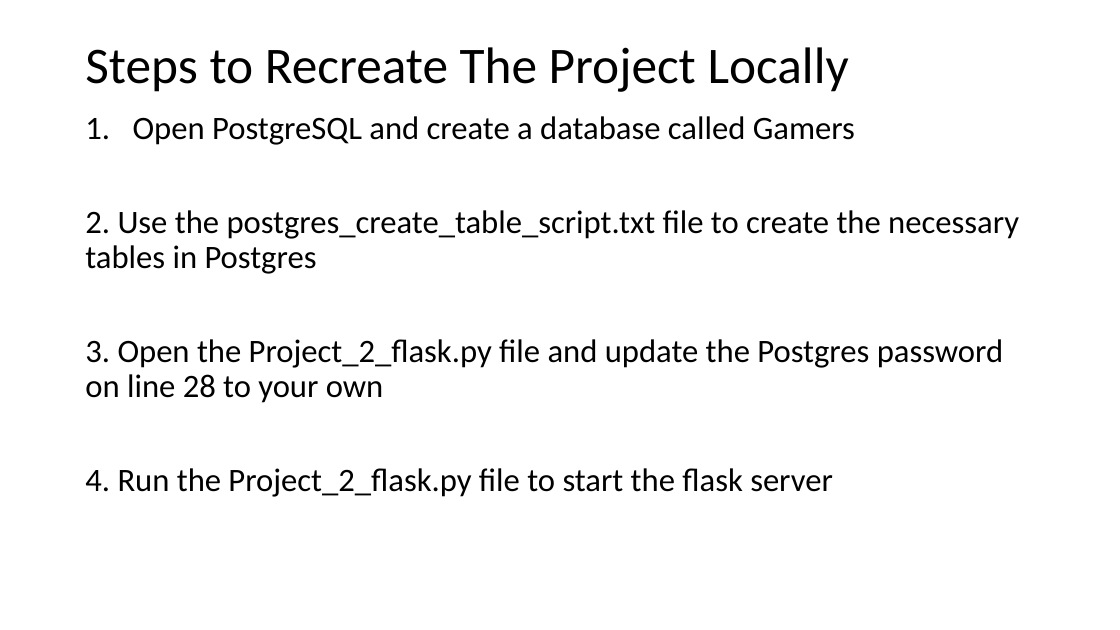
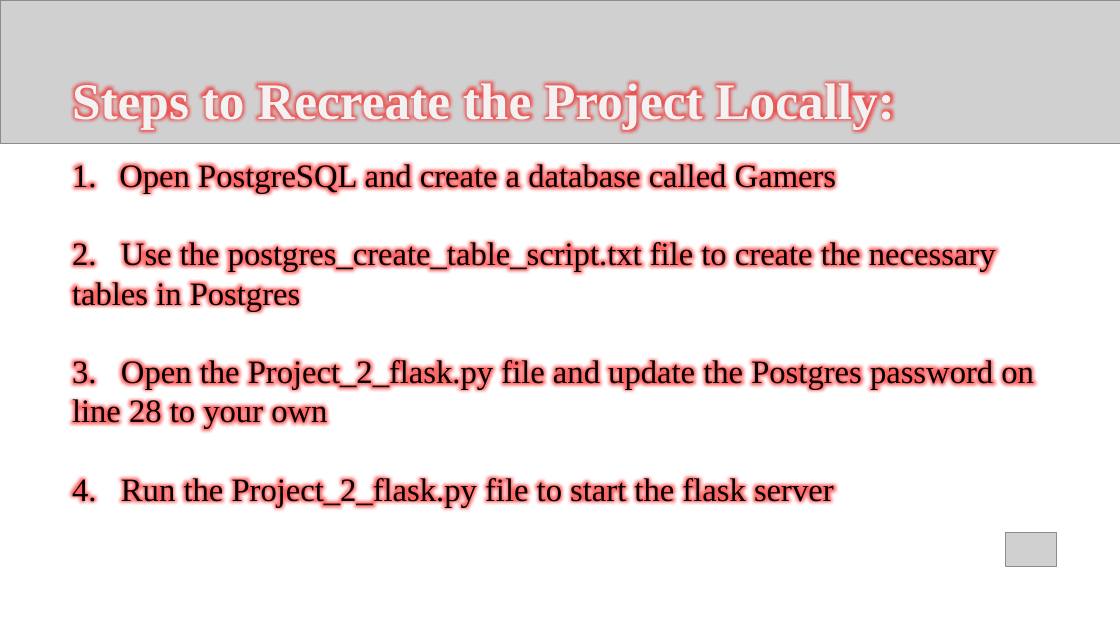
Before and after one commit to SBBoudreau/Project-2, a slide deck: slide 6 of powerpoint/Project 2-Group 5-Are You the Average Gamer.pptx (slide 5 before the commit). Drawn at 1120x630 pixels with LibreOffice and Linux fonts; fonts in the diff are those of the drawing; grey boxes stand for pictures. Boxes give left, top, right and bottom in pixels: in the first picture for what was removed or moved away, otherwise in the second. Text is boxed around its words. In the diff, an @@ line names an element or a change of style, - is before the commit and + after.

```diff
--- a/powerpoint/Project 2-Group 5-Are You the Average Gamer.pptx
+++ b/powerpoint/Project 2-Group 5-Are You the Average Gamer.pptx
@@ picture added at box(0, 1, 1120, 144) @@
@@ title removed at box(85, 47, 849, 92) @@
-Steps to Recreate The Project Locally
@@ text "Steps to Recreate the Project ...": place and size @@
-text "Steps to Recreate the Project ..." at box(85, 116, 1019, 497)
+text "Steps to Recreate the Project ..." at box(72, 81, 1034, 507)
@@ text at box(72, 81, 895, 130): paragraph added @@
+Steps to Recreate the Project Locally:
@@ text at box(72, 161, 1034, 507): font Calibri to Times New Roman in "Open PostgreSQL and create a database called ...", "2. Use the postgres_create_table_script.txt file to create ...", "3. Open the Project_2_flask.py file and update ...", "4. Run the Project_2_flask.py file to start ..."; line spacing 0.9 to 1; less space between paragraphs @@
@@ picture added at box(1007, 533, 1057, 566) @@
```
Also in this commit, not shown: 4 other slides changed, 2 slides added, 4 other files.
